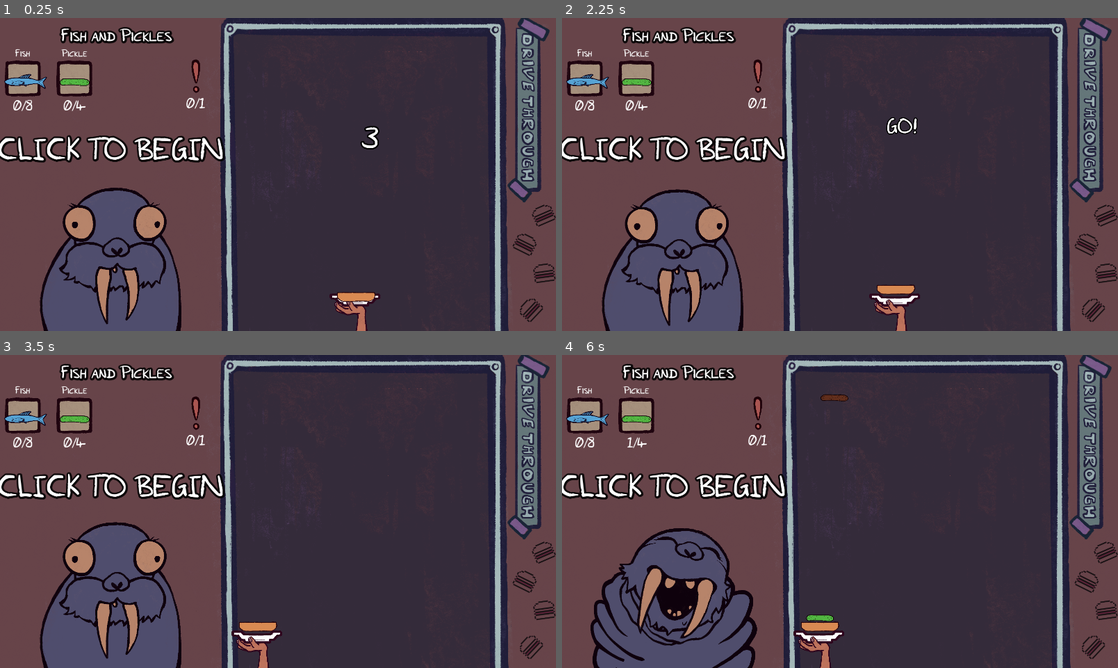
Above: before the commit, frames 1-4 (two rows, left to right).
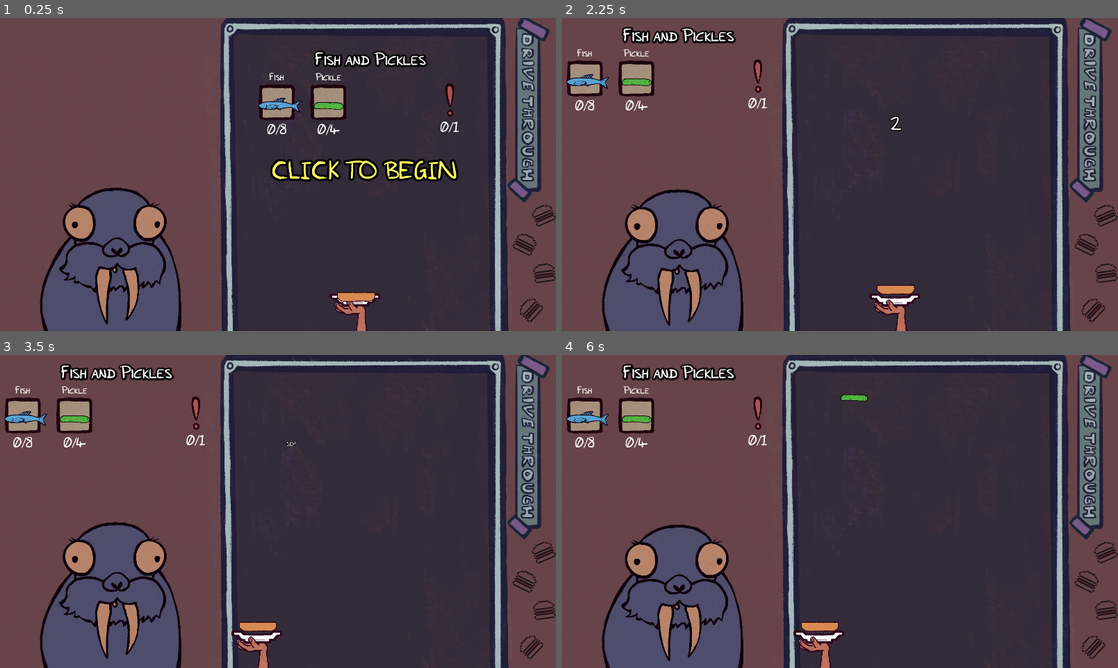
Above: after the commit, the same moments.

Repository: SirLich/funky-drive-through
Game: Godot game, scene res://game.tscn
Same seed, same stepped clock (60 frames per second), same inputs: the game is played once before the commit and once after it.
Inputs (mouse positions are in pixels of both pictures, inside the frame that each line leads up to):
- Up to frame 1 (0.25 s): no input
- Up to frame 2 (2.25 s): tap Enter at 0.5, 1.25, 2 s; move the mouse to (962, 158) at 0.52 s; press the mouse at (962, 158) at 0.53 s; move the mouse to (728, 190) at 1.27 s; release the mouse at (728, 190) at 1.28 s; click (728, 190) at 1.35 s; move the mouse to (895, 105) at 2.02 s; press the mouse at (895, 105) at 2.03 s
- Up to frame 3 (3.5 s): tap Enter at 2.75 s; move the mouse to (250, 574) at 2.77 s; release the mouse at (250, 574) at 2.78 s; click (250, 574) at 2.85 s
- Up to frame 4 (6 s): tap Enter at 3.5, 4.25 s; move the mouse to (1006, 558) at 3.52 s; press the mouse at (1006, 558) at 3.53 s; move the mouse to (673, 464) at 4.27 s; release the mouse at (673, 464) at 4.28 s; click (673, 464) at 4.35 s; move the mouse to (867, 511) at 5.02 s; press the mouse at (867, 511) at 5.03 s; move the mouse to (756, 433) at 5.77 s; release the mouse at (756, 433) at 5.78 s; click (756, 433) at 5.85 s

The runs differ from the first frame. In frame 1, 9.0% of the frame differs, in the area x 0-83%, y 2-53%; in frame 2, 2.3%; in frame 3, 2.1%; in frame 4, 8.3%.

Commit message:
Fix animation

Diff:
--- a/game.gd
+++ b/game.gd
@@ -2,6 +2,9 @@
 
 @onready var fail_sound: AudioStreamPlayer = $Sounds/FailSound
 @onready var success_sound: AudioStreamPlayer = $Sounds/SuccessSound
+
+@onready var ui_animation: AnimationPlayer = $HUD/UIAnimation
+
 
 @onready var items: HBoxContainer = $HUD/Items
 @onready var recipe_label: Label = $HUD/RecipeLabel
@@ -142,6 +145,11 @@
 		food_counts[item] = 0
 	food_counts[Global.top_bun] = 0
 
+	ui_animation.stop(true)
+	ui_animation.play("begin")
+
+	await ui_animation.animation_finished
+
 	for i in range(3,0,-1):
 		countdown_label.text = str(i)
 		center_container.scale = Vector2(1,1)
--- a/game.tscn
+++ b/game.tscn
@@ -30,14 +30,53 @@
 tracks/0/interp = 1
 tracks/0/loop_wrap = true
 tracks/0/keys = {
-"times": PackedFloat32Array(0.2, 1),
-"transitions": PackedFloat32Array(1, 1),
+"times": PackedFloat32Array(0, 0.2, 0.6),
+"transitions": PackedFloat32Array(1, 1, 1),
 "update": 0,
-"values": [Vector2(877, 82), Vector2(0, 0)]
+"values": [Vector2(877, 82), Vector2(877, 82), Vector2(0, 0)]
 }
 tracks/1/type = "value"
 tracks/1/imported = false
 tracks/1/enabled = true
+tracks/1/path = NodePath("HUD/Shift/ClickToBegin:label_settings:font_color")
+tracks/1/interp = 1
+tracks/1/loop_wrap = true
+tracks/1/keys = {
+"times": PackedFloat32Array(0, 0.6),
+"transitions": PackedFloat32Array(1, 1),
+"update": 0,
+"values": [Color(1, 1, 0.360784, 1), Color(1, 1, 1, 0)]
+}
+tracks/2/type = "value"
+tracks/2/imported = false
+tracks/2/enabled = true
+tracks/2/path = NodePath("HUD/Shift/ClickToBegin:label_settings:outline_size")
+tracks/2/interp = 1
+tracks/2/loop_wrap = true
+tracks/2/keys = {
+"times": PackedFloat32Array(0, 0.1),
+"transitions": PackedFloat32Array(1, 1),
+"update": 1,
+"values": [30, 0]
+}
+
+[sub_resource type="Animation" id="Animation_00qca"]
+length = 0.001
+tracks/0/type = "value"
+tracks/0/imported = false
+tracks/0/enabled = false
+tracks/0/path = NodePath("HUD/Shift:position")
+tracks/0/interp = 1
+tracks/0/loop_wrap = true
+tracks/0/keys = {
+"times": PackedFloat32Array(0),
+"transitions": PackedFloat32Array(1),
+"update": 0,
+"values": [Vector2(0, 0)]
+}
+tracks/1/type = "value"
+tracks/1/imported = false
+tracks/1/enabled = false
 tracks/1/path = NodePath("HUD/Shift/ClickToBegin:label_settings:font_color")
 tracks/1/interp = 1
 tracks/1/loop_wrap = true
@@ -47,32 +86,17 @@
 "update": 0,
 "values": [Color(1, 1, 1, 1)]
 }
-
-[sub_resource type="Animation" id="Animation_00qca"]
-length = 0.001
-tracks/0/type = "value"
-tracks/0/imported = false
-tracks/0/enabled = true
-tracks/0/path = NodePath("HUD/Shift:position")
-tracks/0/interp = 1
-tracks/0/loop_wrap = true
-tracks/0/keys = {
+tracks/2/type = "value"
+tracks/2/imported = false
+tracks/2/enabled = false
+tracks/2/path = NodePath("HUD/Shift/ClickToBegin:label_settings:outline_size")
+tracks/2/interp = 1
+tracks/2/loop_wrap = true
+tracks/2/keys = {
 "times": PackedFloat32Array(0),
 "transitions": PackedFloat32Array(1),
-"update": 0,
-"values": [Vector2(0, 0)]
-}
-tracks/1/type = "value"
-tracks/1/imported = false
-tracks/1/enabled = true
-tracks/1/path = NodePath("HUD/Shift/ClickToBegin:label_settings:font_color")
-tracks/1/interp = 1
-tracks/1/loop_wrap = true
-tracks/1/keys = {
-"times": PackedFloat32Array(0),
-"transitions": PackedFloat32Array(1),
-"update": 0,
-"values": [Color(1, 1, 1, 1)]
+"update": 1,
+"values": [30]
 }
 
 [sub_resource type="AnimationLibrary" id="AnimationLibrary_wa3xa"]
@@ -94,9 +118,11 @@
 shadow_color = Color(0, 0, 0, 0.866667)
 
 [sub_resource type="LabelSettings" id="LabelSettings_mrp7q"]
-font_size = 105
-shadow_size = 26
-shadow_color = Color(0, 0, 0, 0.866667)
+font_size = 86
+font_color = Color(1, 1, 0.360784, 1)
+outline_size = 30
+outline_color = Color(0, 0, 0, 1)
+shadow_size = 0
 
 [sub_resource type="LabelSettings" id="LabelSettings_f44vb"]
 font_size = 100
@@ -192,8 +218,10 @@
 
 [node name="Shift" type="Control" parent="HUD"]
 anchors_preset = 0
-offset_right = 40.0
-offset_bottom = 40.0
+offset_left = 877.0
+offset_top = 82.0
+offset_right = 917.0
+offset_bottom = 122.0
 
 [node name="Mistakes" type="VBoxContainer" parent="HUD/Shift"]
 layout_mode = 0
